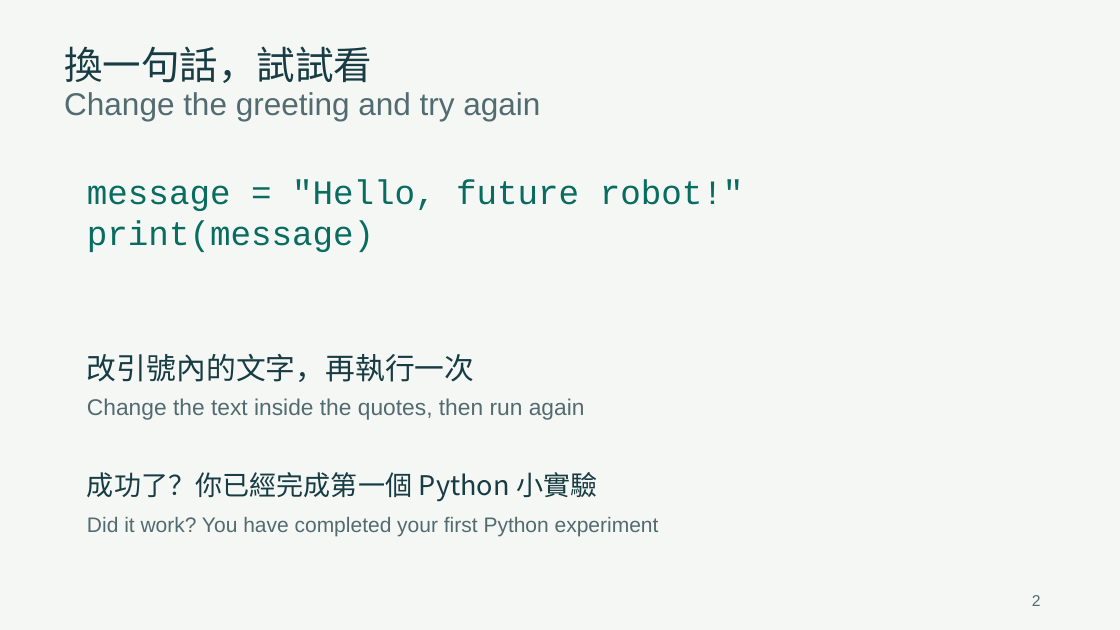
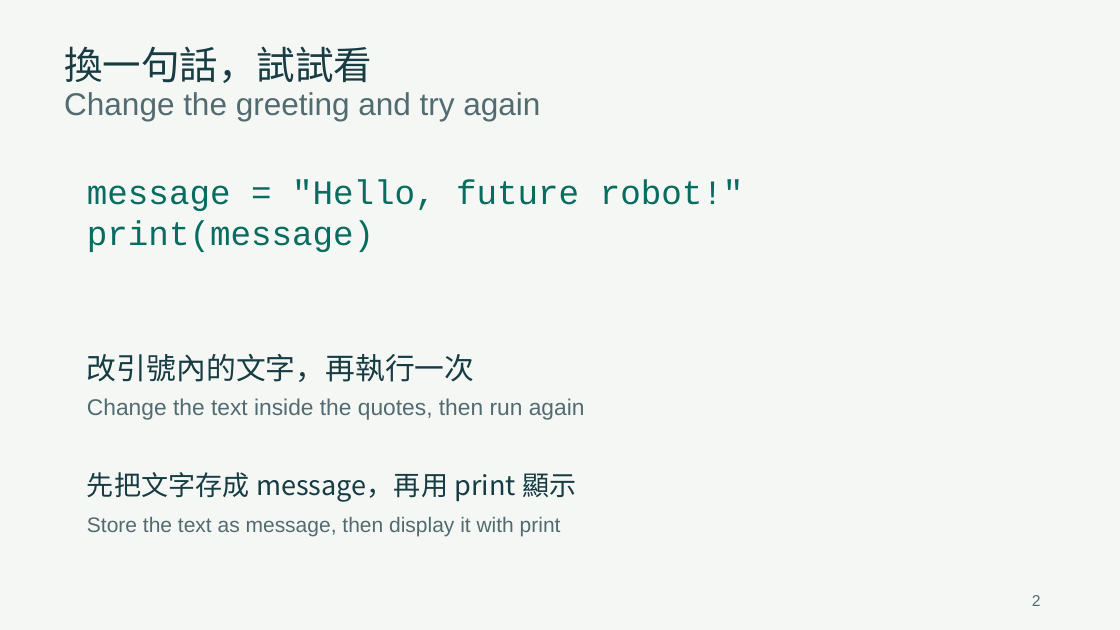
Before and after one commit to GordanY/f2-linear-regression, a slide deck: slide 2 of workshop-2/teacher-slides.pptx. Drawn at 1120x630 pixels with LibreOffice and Linux fonts; fonts in the diff are those of the drawing. Boxes give left, top, right and bottom in pixels: in the first picture for what was removed or moved away, otherwise in the second. Text is boxed around its words. In the diff, an @@ line names an element or a change of style, - is before the commit and + after.

```diff
--- a/workshop-2/teacher-slides.pptx
+++ b/workshop-2/teacher-slides.pptx
@@ text at bbox=[87, 472, 576, 502]: text changed @@
-成功了？你已經完成第一個 Python 小實驗
+先把文字存成 message，再用 print 顯示
@@ text at bbox=[87, 517, 561, 537]: text changed @@
-Did it work? You have completed your first Python experiment
+Store the text as message, then display it with print
```
Also in this commit, not shown: 5 other slides changed, 1 slide removed, 13 other files.
